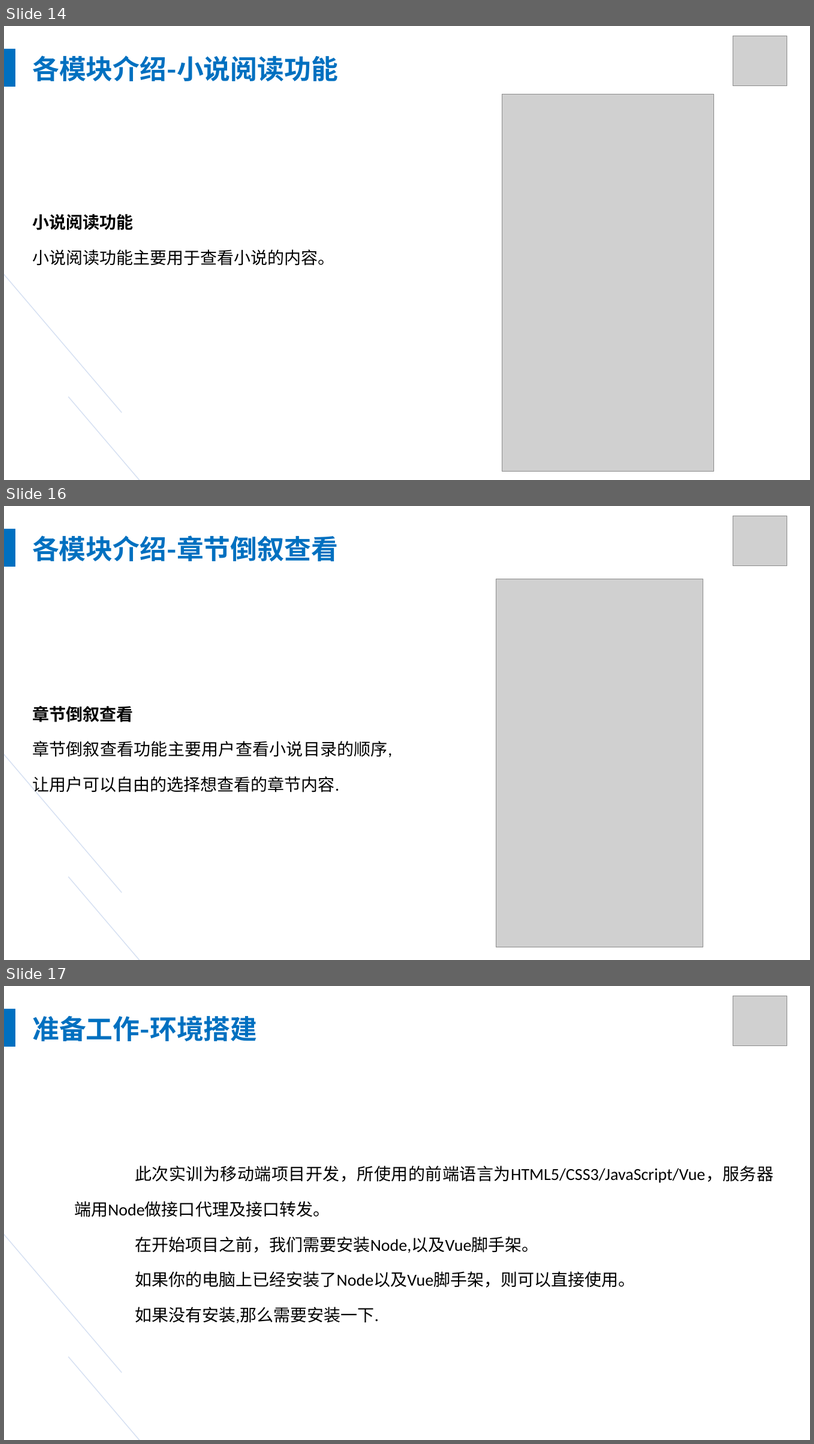
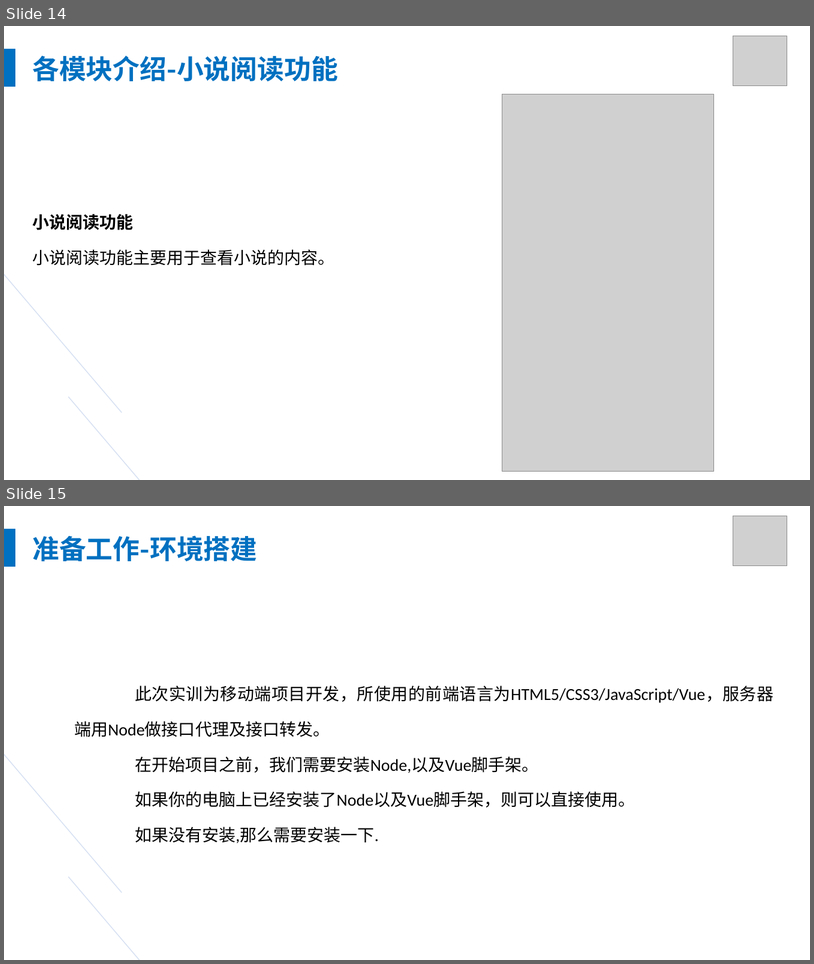
Before and after one commit to YangMr/AP-, a slide deck: 高级/04 实训教学ppt/00 项目介绍.pptx. Shown one above the other, each under a label of ours: slides 14, 16 and 17 before the commit, slides 14 and 15 after it; the slides between them are not shown. The pictures are 814x1444 and 814x964 pixels, drawn with LibreOffice and Linux fonts; fonts in the diff are those of the drawing; grey boxes stand for pictures. Boxes give left, top, right and bottom in pixels: in the first picture for what was removed or moved away, otherwise in the second. Text is boxed around its words. In the diff, an @@ line names an element or a change of style, - is before the commit and + after.

```diff
--- a/高级/04 实训教学ppt/00 项目介绍.pptx
+++ b/高级/04 实训教学ppt/00 项目介绍.pptx
@@ slide 16 removed at box(4, 506, 810, 960), background #FFFFFF @@
@@ picture removed at box(734, 516, 788, 565) @@
@@ rectangle removed at box(4, 529, 15, 567) @@
@@ text removed at box(32, 535, 338, 562) @@
-各模块介绍-章节倒叙查看
@@ line removed from (4, 565) to (122, 892) @@
@@ picture removed at box(497, 579, 704, 947) @@
@@ text removed at box(32, 706, 392, 795) @@
-章节倒叙查看
-章节倒叙查看功能主要用户查看小说目录的顺序,让用户可以自由的选择想查看的章节内容.
@@ line removed from (69, 876) to (175, 960) @@
@@ what was slide 17 is now slide 15 @@
```
Also in this commit, not shown: 2 slides changed, 1 slide added, 2 other slides removed, 21 other files.
